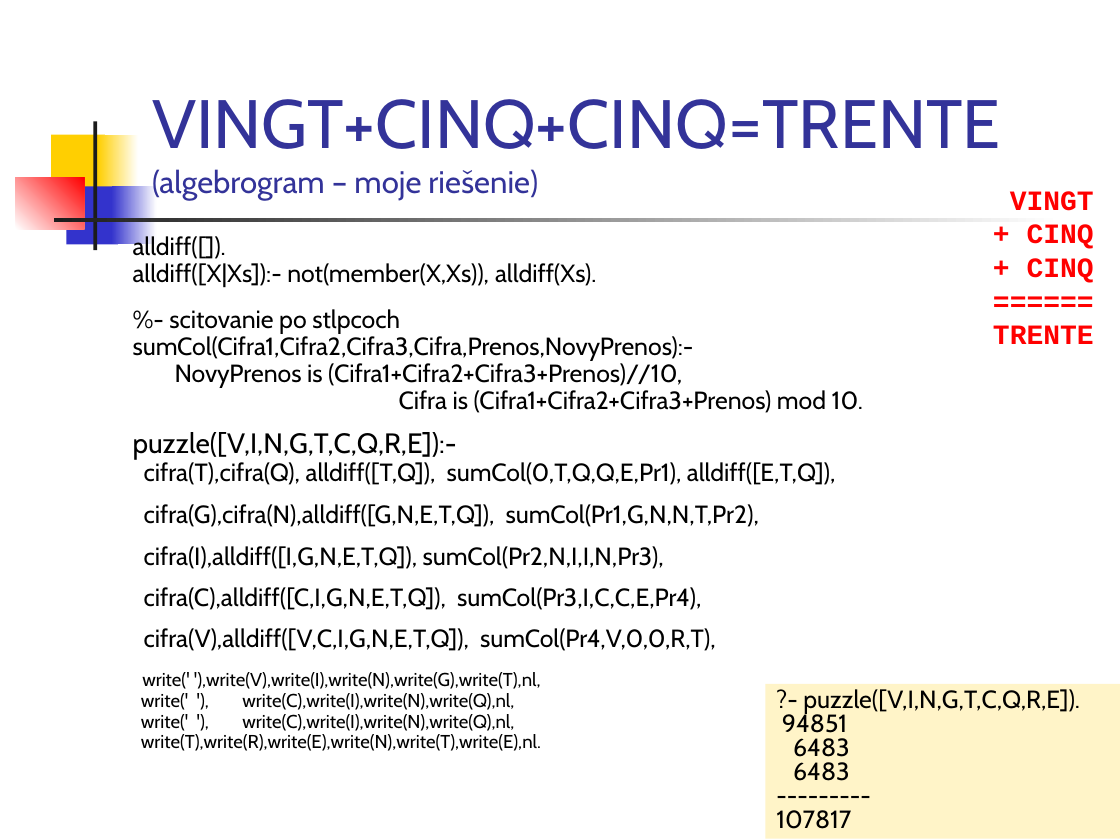
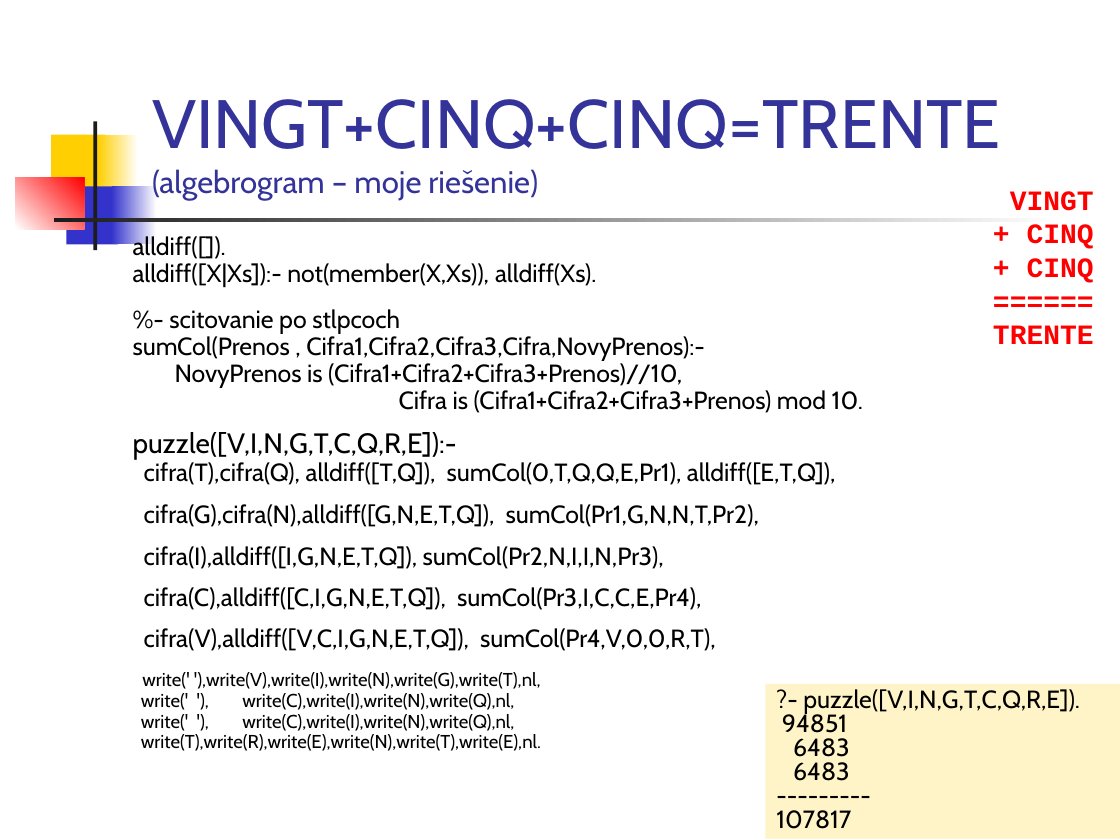
Before and after one commit to paradigmy/Prednasky, a slide deck: slide 6 of 12/logicke3.ppt. Drawn at 1120x840 pixels with LibreOffice and Linux fonts; fonts in the diff are those of the drawing. Boxes give left, top, right and bottom in pixels: in the first picture for what was removed or moved away, otherwise in the second. Text is boxed around its words. In the diff, an @@ line names an element or a change of style, - is before the commit and + after.

```diff
--- a/12/logicke3.ppt
+++ b/12/logicke3.ppt
@@ text at [133,336,705,361]: text changed @@
-sumCol(Cifra1,Cifra2,Cifra3,Cifra,Prenos,NovyPrenos):-
+sumCol(Prenos , Cifra1,Cifra2,Cifra3,Cifra,NovyPrenos):-
```
Also in this commit, not shown: 1 other slide changed, 6 other files.
